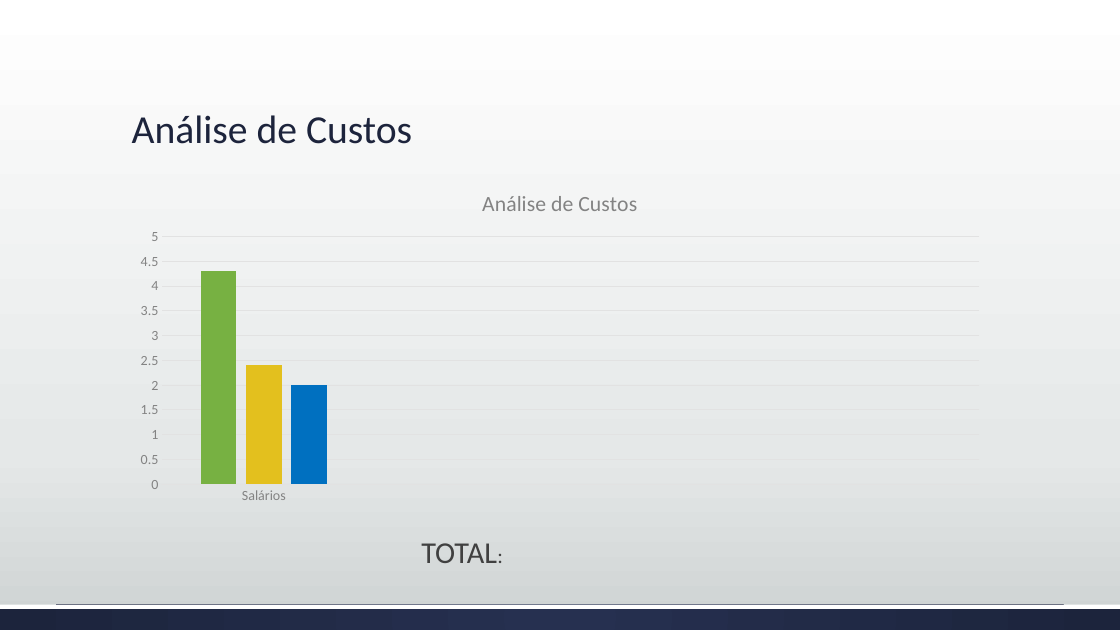
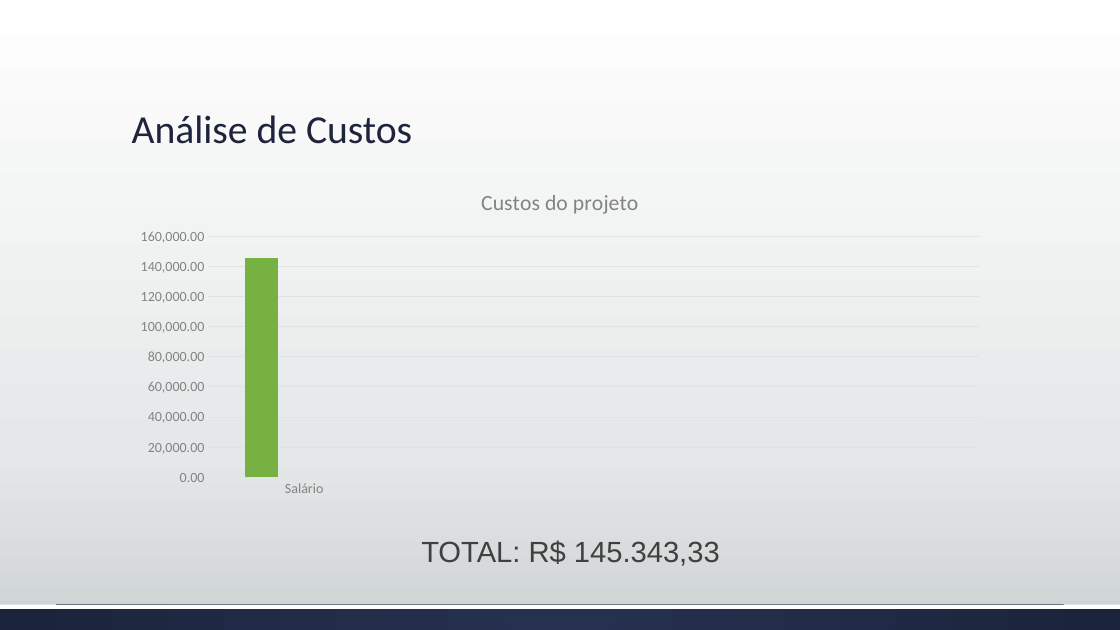
Before and after one commit to brunoedu/gestaoprojetos, a slide deck: slide 10 of Apresentação do projeto FINAL.pptx. Drawn at 1120x630 pixels with LibreOffice and Linux fonts; fonts in the diff are those of the drawing. Boxes give left, top, right and bottom in pixels: in the first picture for what was removed or moved away, otherwise in the second. Text is boxed around its words. In the diff, an @@ line names an element or a change of style, - is before the commit and + after.

Commit message:
Apresentação 23:33

```diff
--- a/Apresentação do projeto FINAL.pptx
+++ b/Apresentação do projeto FINAL.pptx
@@ column chart at [124, 175, 997, 504] @@
@@ title "Análise de Custos " to "Custos do projeto " @@
-categories: Salários
+categories: Salário
-Series 1: 4.3, -, -, -
+Series 1: 145000, -, -, -
-Series 2: 2.4, -, -, -
+Series 2: -, -, -, -
-Series 3: 2, -, -, -
+Series 3: -, -, -, -
@@ column chart: place and size @@
-column chart at [124, 175, 997, 511]
+column chart at [124, 175, 997, 504]
@@ text at [421, 540, 720, 566]: text changed; size 26 to 25 pt; font Calibri to Arial @@
-TOTAL:
+TOTAL: R$ 145.343,33
```
Also in this commit, not shown: 1 other slide changed.
